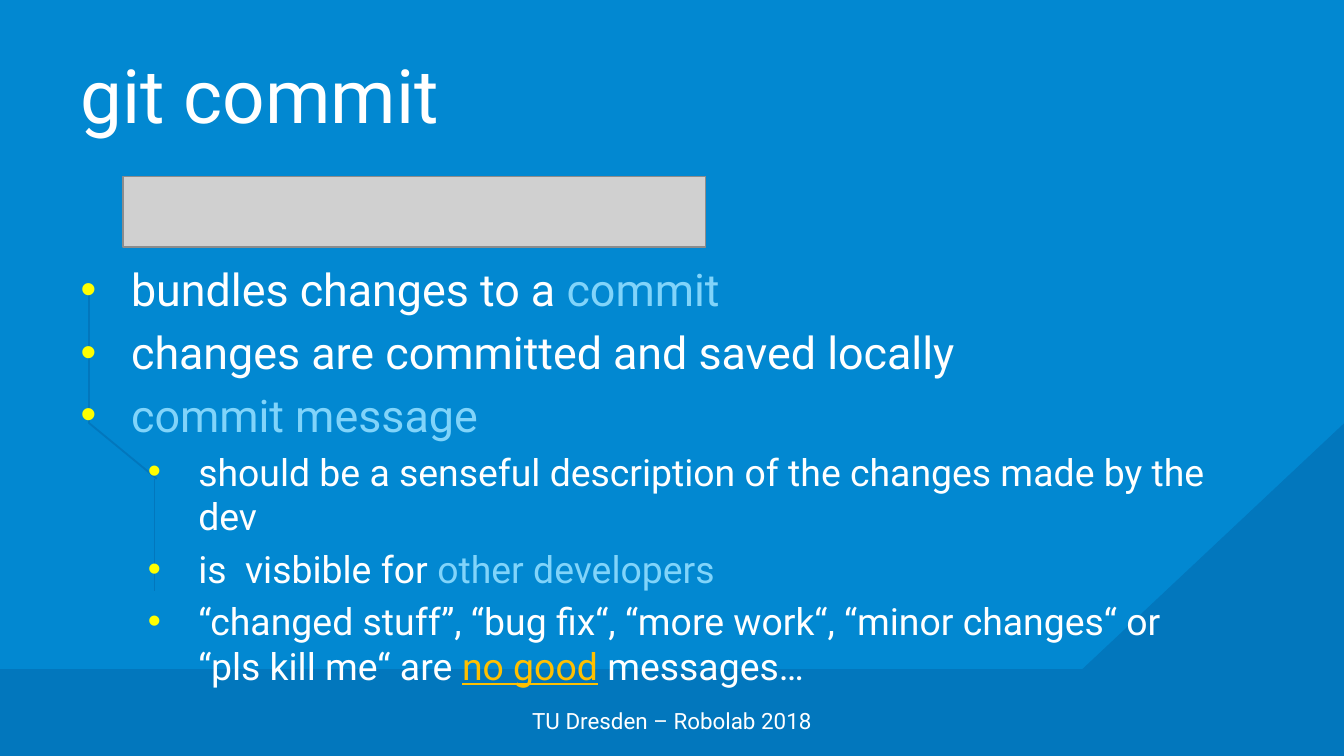
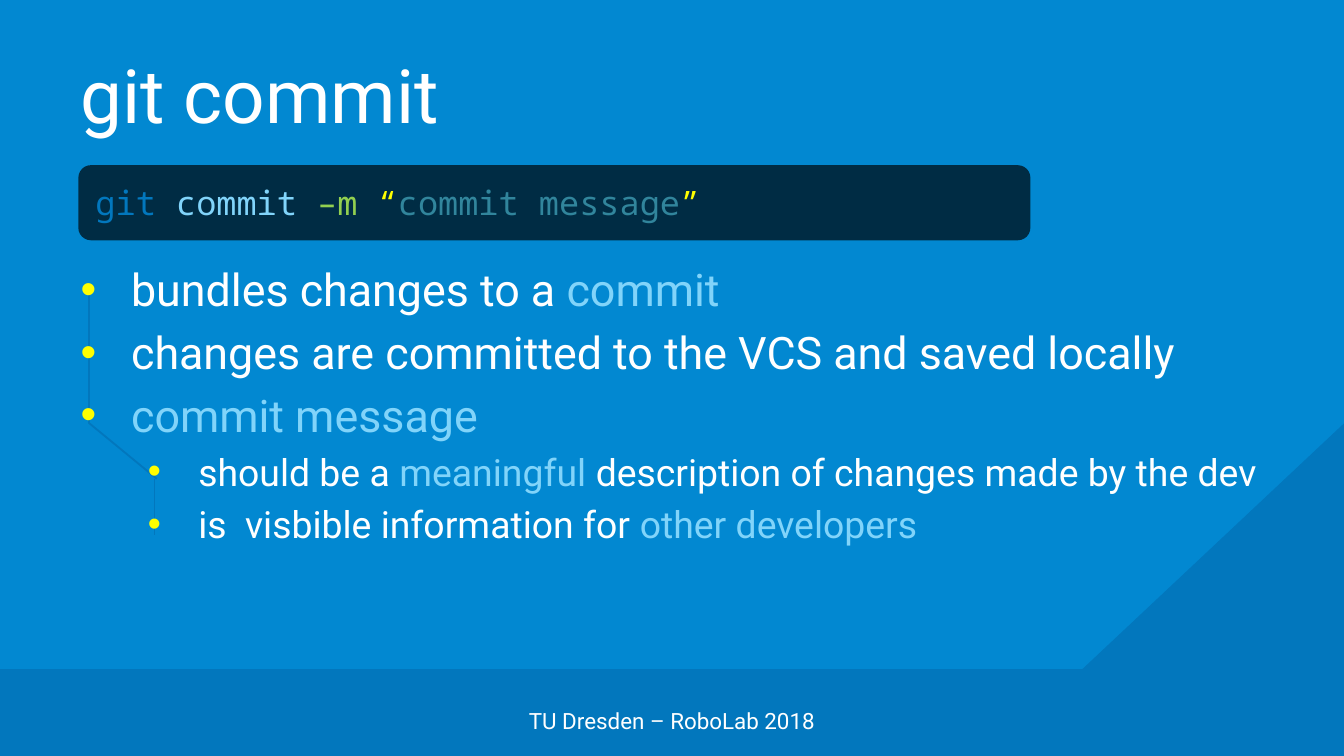
Before and after one commit to edisontrent1337/gitslides, a slide deck: slide 20 of Git.pptx (slide 18 before the commit). Drawn at 1344x756 pixels with LibreOffice and Linux fonts; fonts in the diff are those of the drawing; grey boxes stand for pictures; background and template pictures are left out. Boxes give left, top, right and bottom in pixels: in the first picture for what was removed or moved away, otherwise in the second. Text is boxed around its words. In the diff, an @@ line names an element or a change of style, - is before the commit and + after.

```diff
--- a/Git.pptx
+++ b/Git.pptx
@@ rounded rectangle added at box(78, 165, 1030, 241), fill #000000 at 67% opacity, 18 pt, text #31859C @@
+git commit –m “commit message”
@@ picture removed at box(124, 176, 706, 247) @@
@@ text at box(131, 335, 1174, 379): text changed @@
-• changes are committed and saved locally
+• changes are committed to the VCS and saved locally
@@ line moved from (155, 478) - (155, 591) to (155, 478) - (155, 535) @@
@@ text at box(198, 457, 1257, 546): text changed @@
-  • should be a senseful description of the changes made by the dev
-  • is visbible for other developers
-  • “changed stuff”, “bug fix“, “more work“, “minor changes“ or
-    “pls kill me“ are no good messages…
+  • should be a meaningful description of changes made by the dev
+  • is visbible information for other developers
@@ text at box(529, 712, 814, 730): text changed @@
-TU Dresden – Robolab 2018
+TU Dresden – RoboLab 2018
```
Also in this commit, not shown: 28 other slides changed, 21 slides added, 1 slide removed.
